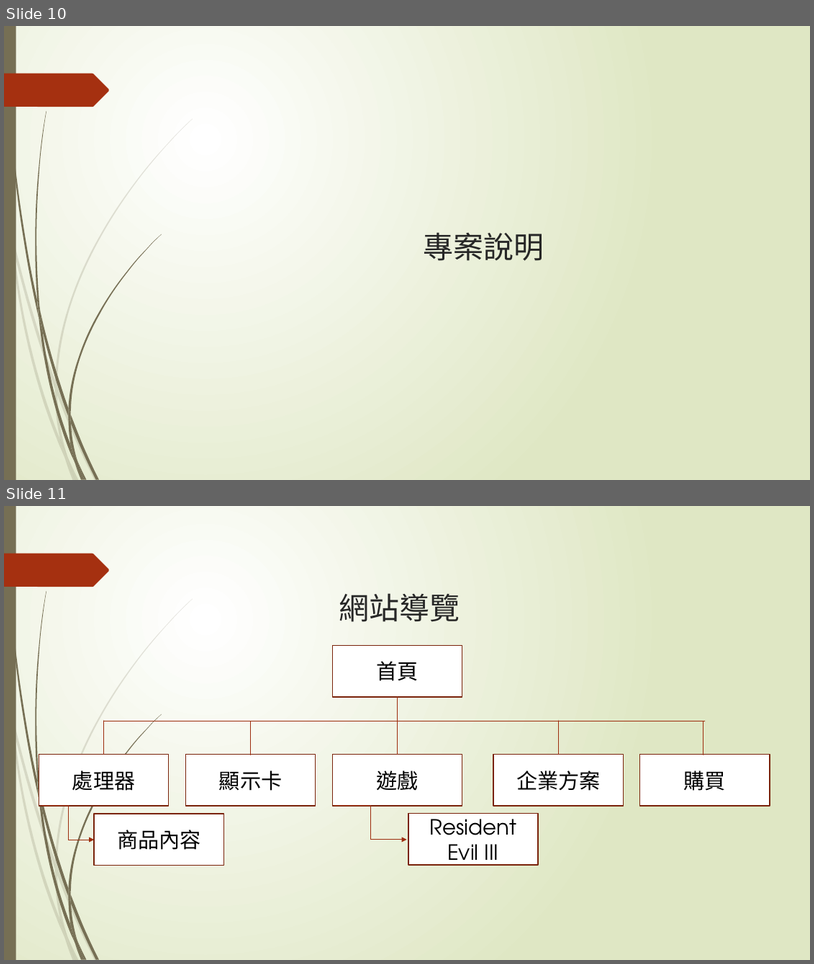
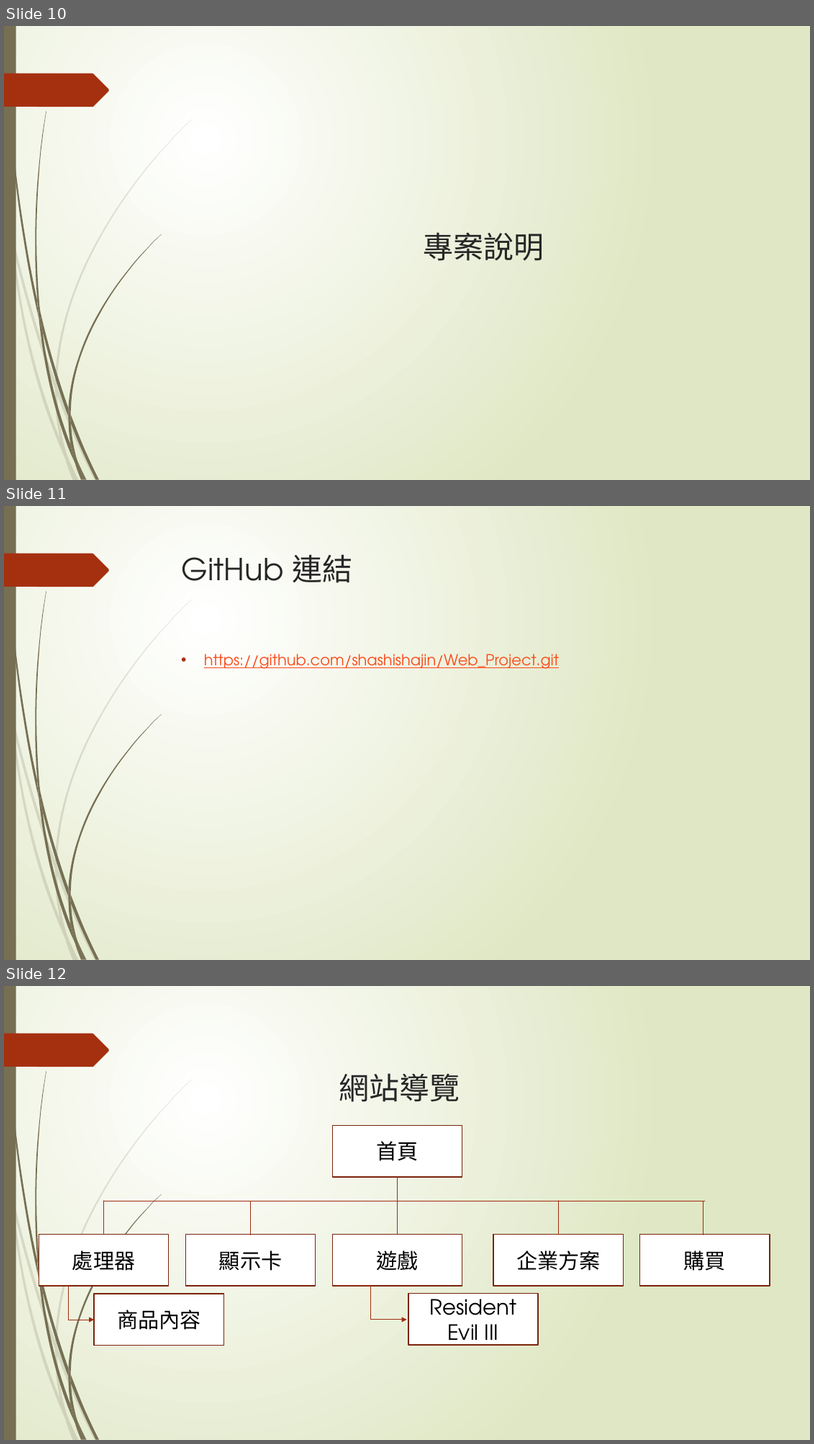
Before and after one commit to shashishajin/Web_Project, a slide deck: 網頁.pptx. Shown one above the other, each under a label of ours: slides 10 and 11 before the commit, slides 10, 11 and 12 after it. The pictures are 814x964 and 814x1444 pixels, drawn with LibreOffice and Linux fonts; fonts in the diff are those of the drawing. Boxes give left, top, right and bottom in pixels: in the first picture for what was removed or moved away, otherwise in the second. Text is boxed around its words. In the diff, an @@ line names an element or a change of style, - is before the commit and + after.

Commit message:
修改ppt

```diff
--- a/網頁.pptx
+++ b/網頁.pptx
@@ slide 11 added at bbox=[4, 506, 810, 960], background gradient #FFFFFF to #DFE8C4; not listed: 24 template elements that a slide beside it also shows @@
@@ title added at bbox=[182, 554, 352, 583], 36 pt, text #262626 @@
+GitHub 連結
@@ text added at bbox=[204, 654, 559, 669], 18 pt, text #FB4A18, underline @@
+• https://github.com/shashishajin/Web_Project.git
@@ what was slide 11 is now slide 12 @@
```
